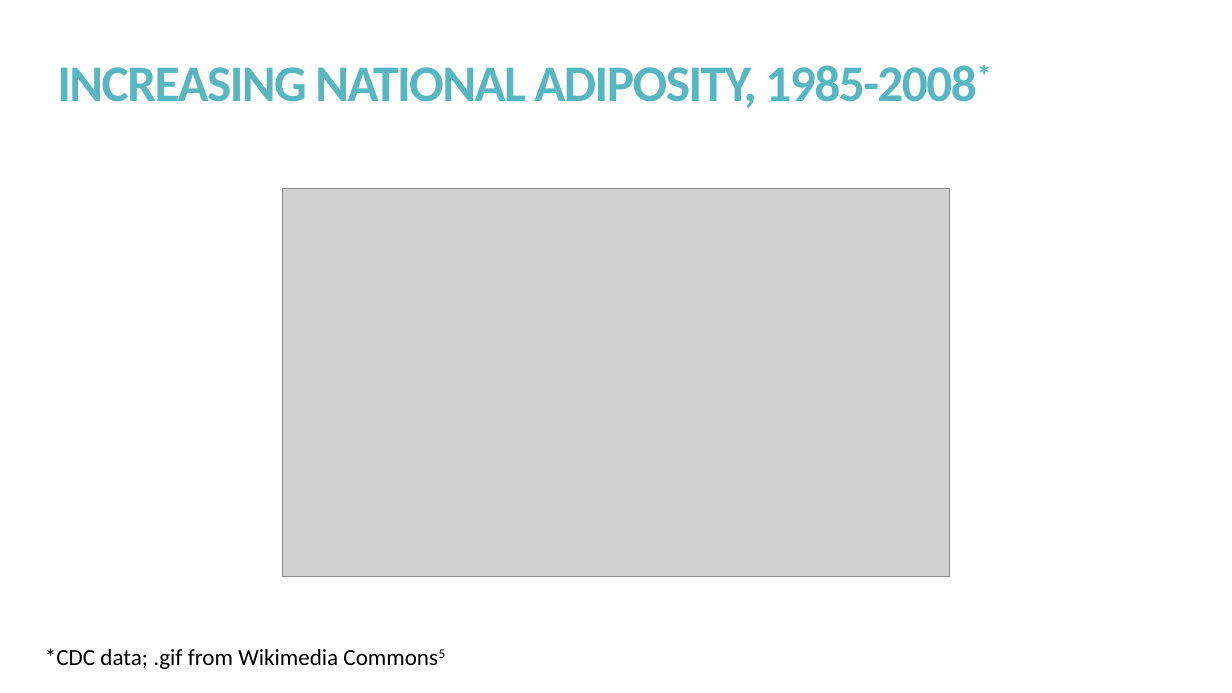
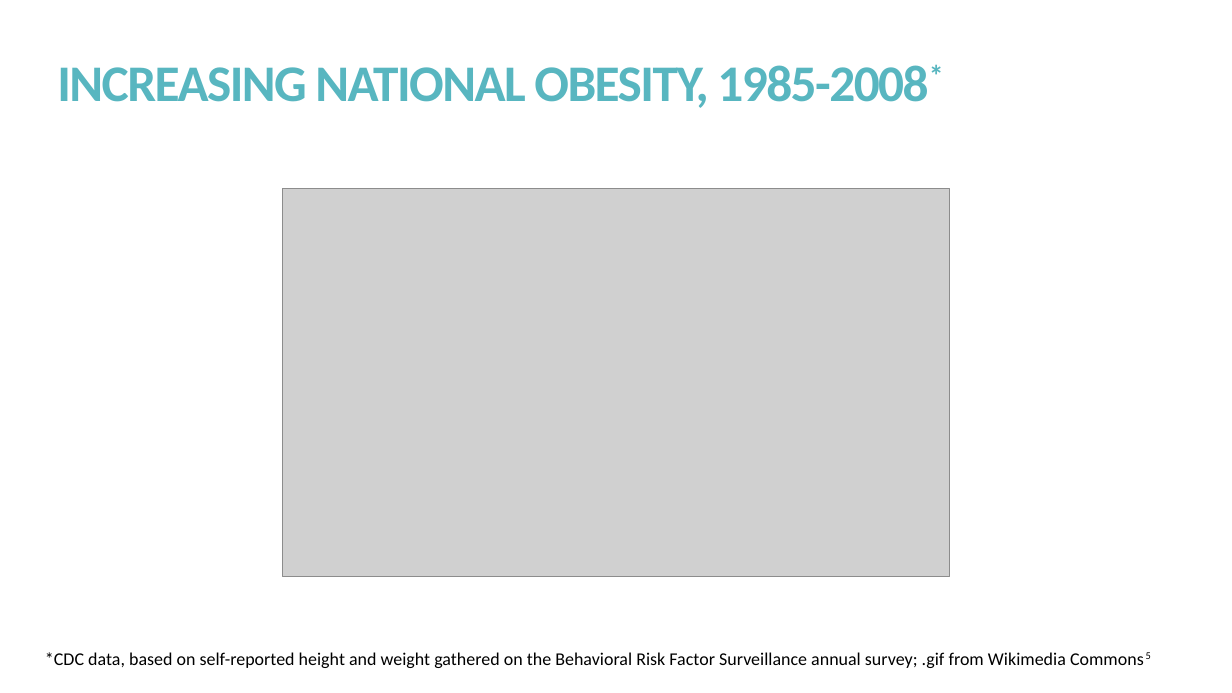
Before and after one commit to kmprioliPROF/CSC_8515_Final_Project, a slide deck: slide 3 of presentation/Prioli_presentation.pptx. Drawn at 1232x693 pixels with LibreOffice and Linux fonts; fonts in the diff are those of the drawing; grey boxes stand for pictures. Boxes give left, top, right and bottom in pixels: in the first picture for what was removed or moved away, otherwise in the second. Text is boxed around its words. In the diff, an @@ line names an element or a change of style, - is before the commit and + after.

Commit message:
Working on presentation slides

```diff
--- a/presentation/Prioli_presentation.pptx
+++ b/presentation/Prioli_presentation.pptx
@@ title at [57, 65, 928, 108]: text changed @@
-INCREASING NATIONAL ADIPOSITY, 1985-2008*
+INCREASING NATIONAL OBESITY, 1985-2008*
@@ text at [45, 652, 1066, 668]: text changed; size 18 to 14 pt @@
-*CDC data; .gif from Wikimedia Commons5
+*CDC data, based on self-reported height and weight gathered on the Behavioral Risk Factor Surveillance annual survey; .gif from Wikimedia Commons5
```
Also in this commit, not shown: 2 other slides changed, 11 slides added, 16 slides removed.
